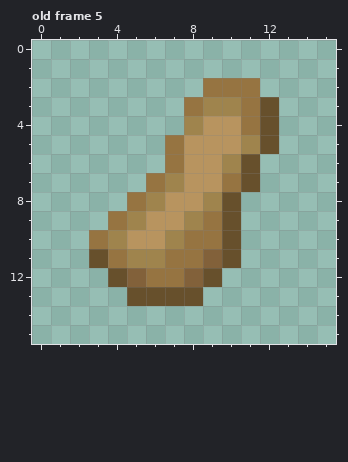
Edited in one commit: pixel-art file (asprite/Items.ase). Above, as it was before the edit.
16x16 pixels, 7 frames. Colours within 5 levels of each other are drawn and written as one. Shown: old frame 5. The commit also changed other frames, which this record leaves out.
Now the later version:
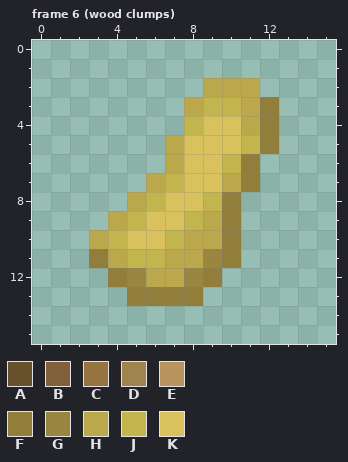
Palette (. is transparent): A #67502c  B #82613a  C #967441  D #9f844d  E #b8945f  F #907e3a  G #998741  H #bba84c  J #c2b54e  K #d9c25e
A new or re-ordered frame is compared with the old frame closest to it.
Log entry: wooden clumps + ORGANIZATION FOR NO REASON LMAO
Diff:
frames 7 -> 16
Changed rows in their new state; - is an unchanged pixel.
Frame 6 (wood clumps) is new; against old frame 5:
first column x 3:
 2 ------HHH-
 3 -----HJJHF
 4 -----JKKHF
 5 ----HKKKJF
 6 ----HKKJF-
 7 ---HJKKHF-
 8 --HJKKJF--
 9 -HJKKJHF--
10 HJKKJHHF--
11 FHJJHHGF--
12 -FGHHGF---
13 --FFFF----
Changed places in both pictures, as pixel boxes (x1, y1, x2, y2):
changed: (89, 78, 279, 306)
